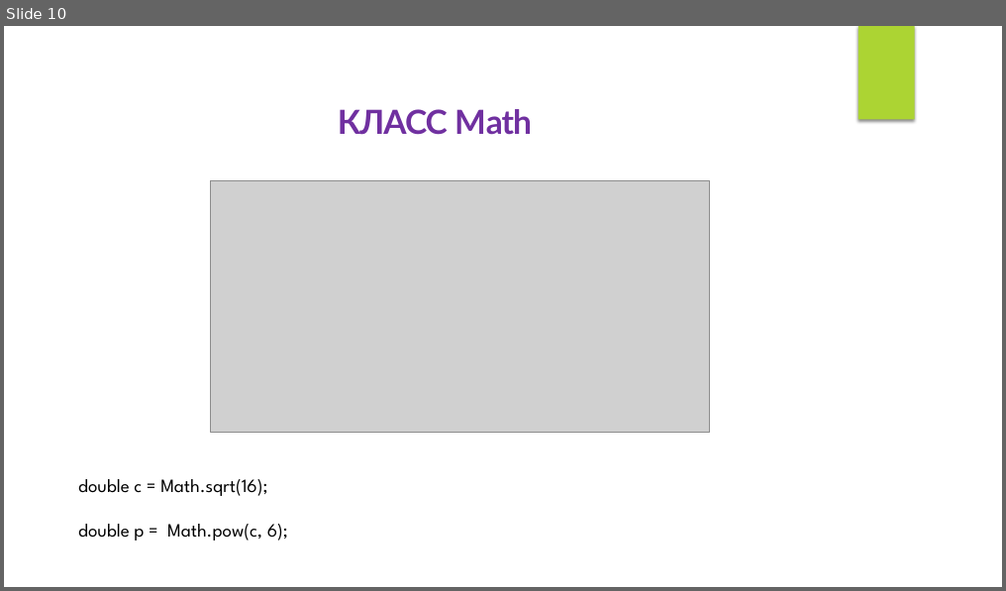
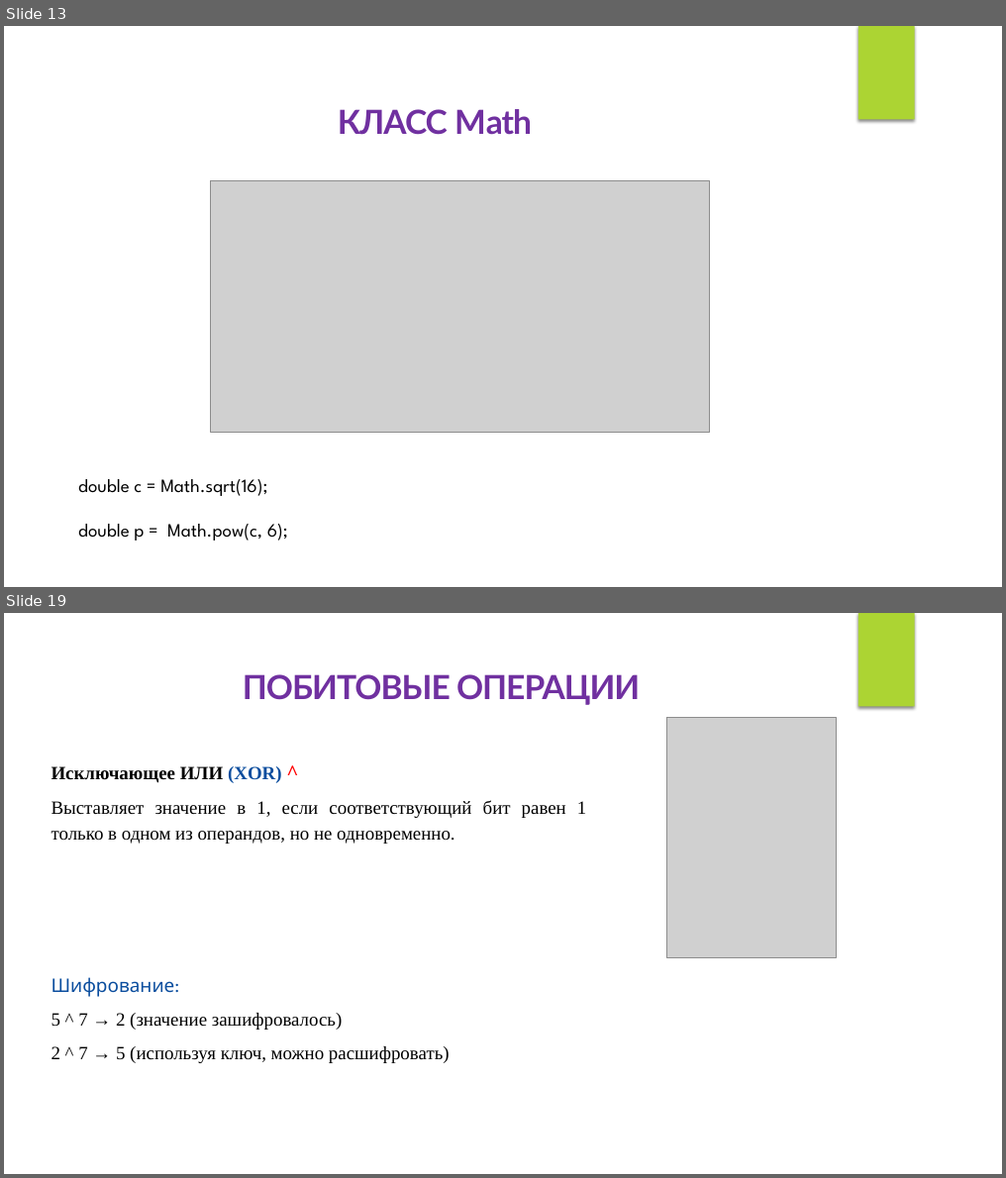
Before and after one commit to IriEfremova/LessonsCube, a slide deck: Samsung/Lesson3/Operation.pptx. Shown one above the other, each under a label of ours: slide 10 before the commit, slides 13 and 19 after it; the slides between them are not shown. The pictures are 1006x591 and 1006x1178 pixels, drawn with LibreOffice and Linux fonts; fonts in the diff are those of the drawing; grey boxes stand for pictures. Boxes give left, top, right and bottom in pixels: in the first picture for what was removed or moved away, otherwise in the second. Text is boxed around its words. In the diff, an @@ line names an element or a change of style, - is before the commit and + after.

```diff
--- a/Samsung/Lesson3/Operation.pptx
+++ b/Samsung/Lesson3/Operation.pptx
@@ slide 19 added at (x1=4, y1=613, x2=1002, y2=1174), background #FFFFFF; not listed: 1 template element that a slide beside it also shows @@
@@ text added at (x1=243, y1=674, x2=640, y2=705), 32 pt, text #7030A0, bold @@
+ПОБИТОВЫЕ ОПЕРАЦИИ
@@ picture added at (x1=666, y1=718, x2=837, y2=959) @@
@@ text added at (x1=52, y1=766, x2=586, y2=844), 18 pt, text #000000 @@
+Исключающее ИЛИ (XOR) ^
+Выставляет значение в 1, если соответствующий бит равен 1 только в одном из операндов, но не одновременно.
@@ text added at (x1=52, y1=977, x2=450, y2=1063), 18 pt, text #000000 @@
+Шифрование:
+5 ^ 7 → 2 (значение зашифровалось)
+2 ^ 7 → 5 (используя ключ, можно расшифровать)
@@ what was slide 10 is now slide 13 @@
```
Also in this commit, not shown: 1 slide changed, 15 other slides added, 12 slides removed, 1 other file.
